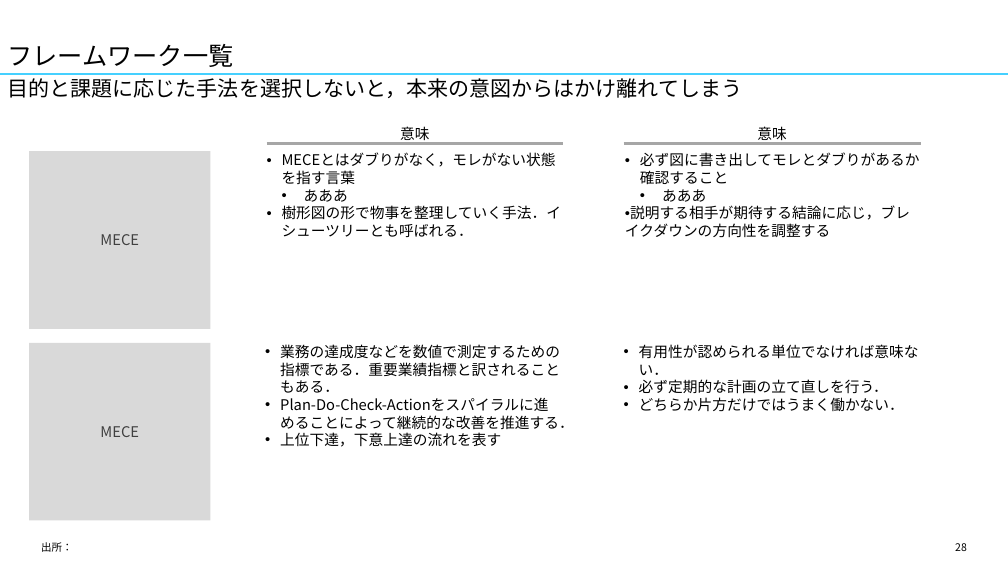
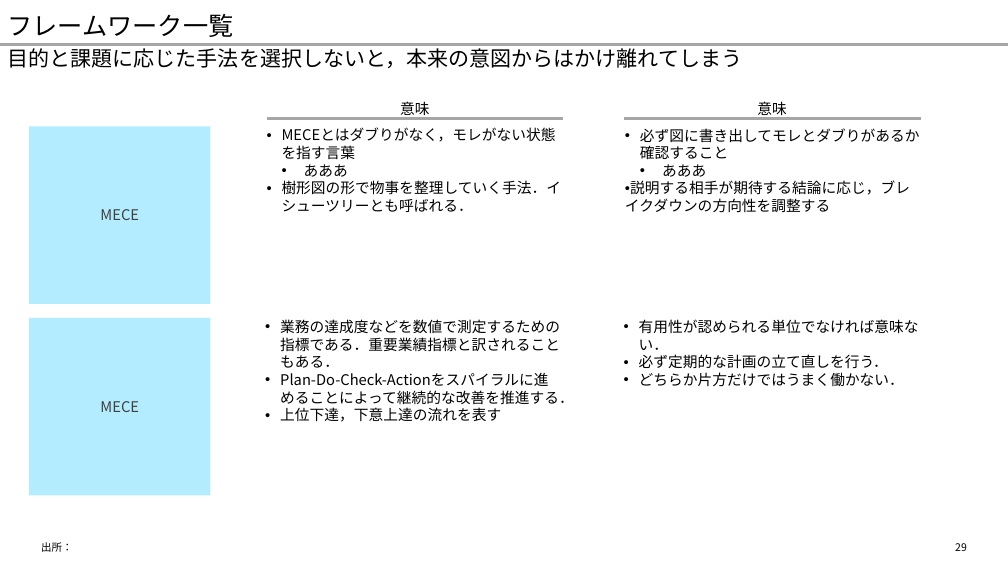
Before and after one commit to yuzucha16/dotfiles, a slide deck: slide 29 of office/Blank.potx (slide 28 before the commit). Drawn at 1008x567 pixels with LibreOffice and Linux fonts; fonts in the diff are those of the drawing. Boxes give left, top, right and bottom in pixels: in the first picture for what was removed or moved away, otherwise in the second. Text is boxed around its words. In the diff, an @@ line names an element or a change of style, - is before the commit and + after.

```diff
--- a/office/Blank.potx
+++ b/office/Blank.potx
@@ title "フレームワーク一覧": place and size @@
-title "フレームワーク一覧" at [8, 44, 234, 67]
+title "フレームワーク一覧" at [8, 14, 234, 37]
@@ text "目的と課題に応じた手法を選択しないと，本来の意図からはかけ離れてしまう": place and size @@
-text "目的と課題に応じた手法を選択しないと，本来の意図からはかけ離れてしまう" at [8, 78, 743, 98]
+text "目的と課題に応じた手法を選択しないと，本来の意図からはかけ離れてしまう" at [8, 45, 743, 68]
@@ line moved from (0, 74) - (1008, 74) to (0, 45) - (1008, 45) @@
@@ line (0, 45) - (1008, 45): stroke #45D0FF 2.25 pt to #A6A6A6 2.25 pt @@
@@ 6 texts, 2 rectangles, 2 lines: place and size @@
-6 texts, 2 rectangles, 2 lines at [29, 126, 921, 520]
+6 texts, 2 rectangles, 2 lines at [29, 101, 921, 496]
@@ rectangle "MECE" at [29, 126, 210, 304]: fill #D9D9D9 to #83E0FF at 60% opacity @@
@@ rectangle "MECE" at [29, 318, 210, 496]: fill #D9D9D9 to #83E0FF at 60% opacity @@
@@ page number at [955, 543, 967, 551]: text changed @@
-28
+29
```
Also in this commit, not shown: 33 other slides changed, 1 slide added, 1 other file.
